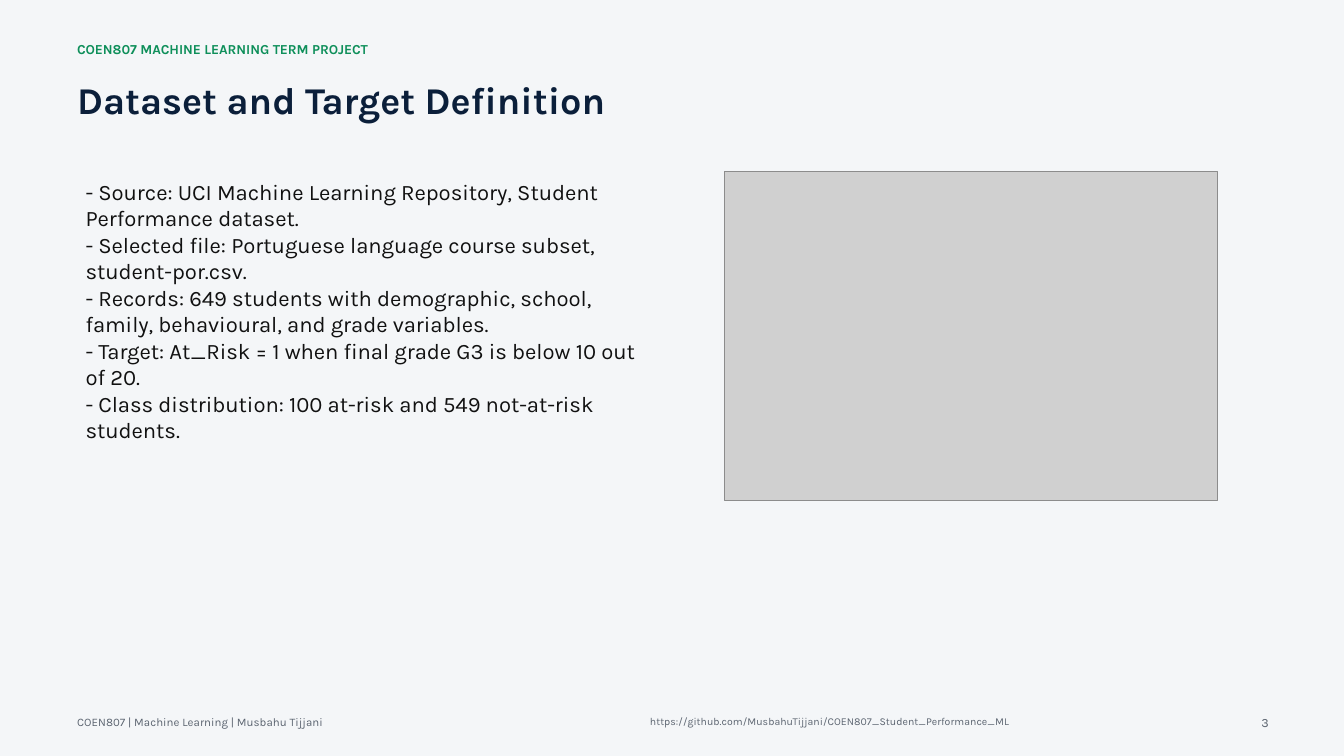
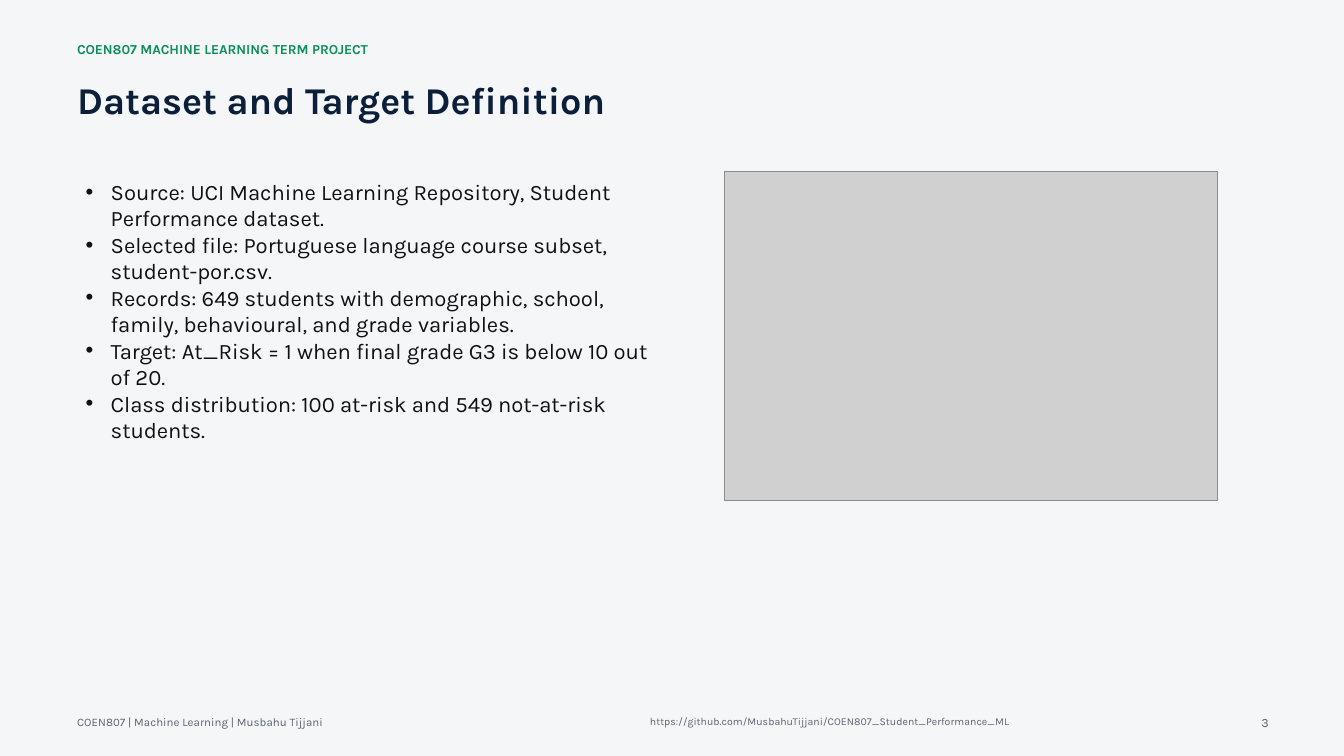
Before and after one commit to MusbahuTijjani/COEN807_Student_Performance_ML, a slide deck: slide 3 of slides/COEN807_Project_Presentation.pptx. Drawn at 1344x756 pixels with LibreOffice and Linux fonts; fonts in the diff are those of the drawing; grey boxes stand for pictures. Boxes give left, top, right and bottom in pixels: in the first picture for what was removed or moved away, otherwise in the second. Text is boxed around its words. In the diff, an @@ line names an element or a change of style, - is before the commit and + after.

```diff
--- a/slides/COEN807_Project_Presentation.pptx
+++ b/slides/COEN807_Project_Presentation.pptx
@@ text at [111, 185, 648, 439]: text changed @@
-- Source: UCI Machine Learning Repository, Student Performance dataset.
-- Selected file: Portuguese language course subset, student-por.csv.
-- Records: 649 students with demographic, school, family, behavioural, and grade variables.
-- Target: At_Risk = 1 when final grade G3 is below 10 out of 20.
-- Class distribution: 100 at-risk and 549 not-at-risk students.
+• Source: UCI Machine Learning Repository, Student Performance dataset.
+• Selected file: Portuguese language course subset, student-por.csv.
+• Records: 649 students with demographic, school, family, behavioural, and grade variables.
+• Target: At_Risk = 1 when final grade G3 is below 10 out of 20.
+• Class distribution: 100 at-risk and 549 not-at-risk students.
```
Also in this commit, not shown: 6 other slides changed.
